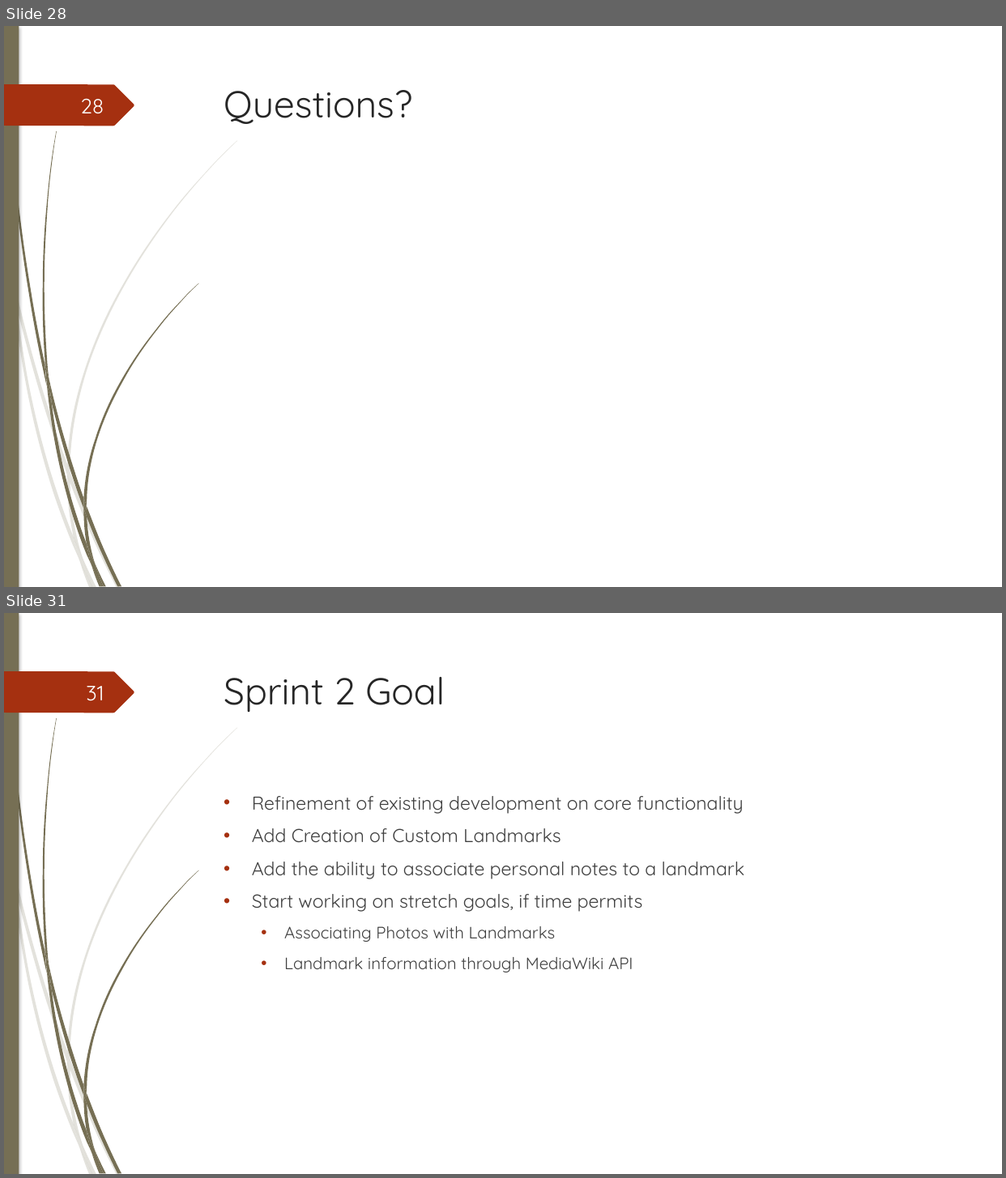
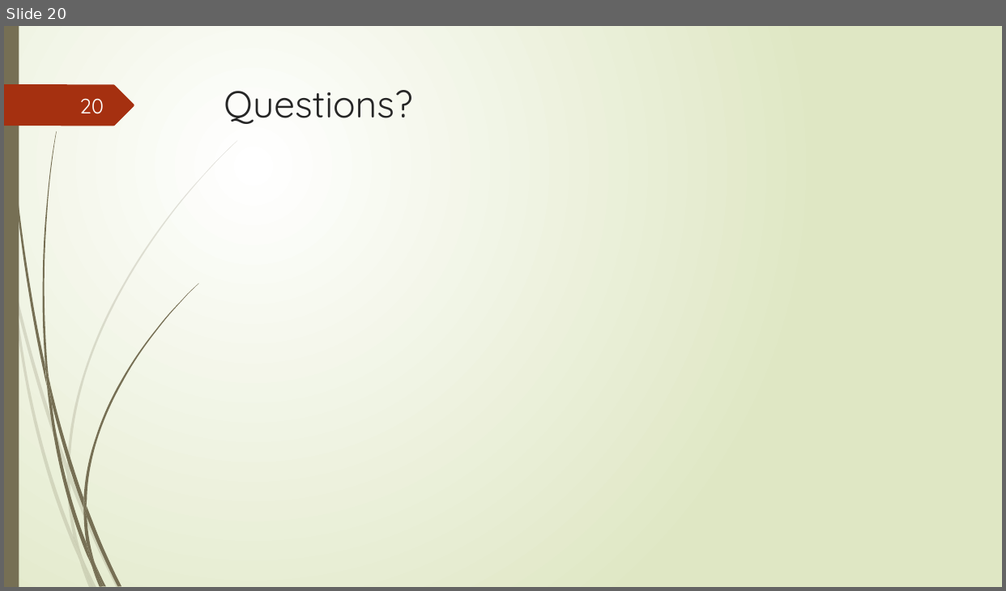
Before and after one commit to junmin-yee/Landmarked, a slide deck: Presentations/Sprint01 ReviewMeeting.pptx. Shown one above the other, each under a label of ours: slides 28 and 31 before the commit, slide 20 after it; the slides between them are not shown. The pictures are 1006x1178 and 1006x591 pixels, drawn with LibreOffice and Linux fonts; fonts in the diff are those of the drawing. Boxes give left, top, right and bottom in pixels: in the first picture for what was removed or moved away, otherwise in the second. Text is boxed around its words. In the diff, an @@ line names an element or a change of style, - is before the commit and + after.

```diff
--- a/Presentations/Sprint01 ReviewMeeting.pptx
+++ b/Presentations/Sprint01 ReviewMeeting.pptx
@@ slide 31 removed at box(4, 613, 1002, 1174), background #FFFFFF; not listed: 24 template elements that a slide beside it also shows @@
@@ text removed at box(224, 677, 445, 712) @@
-Sprint 2 Goal
@@ page number removed at box(86, 686, 104, 701) @@
-31
@@ text removed at box(252, 796, 745, 973) @@
-• Refinement of existing development on core functionality
-• Add Creation of Custom Landmarks
-• Add the ability to associate personal notes to a landmark
-• Start working on stretch goals, if time permits
-  • Associating Photos with Landmarks
-  • Landmark information through MediaWiki API
@@ what was slide 28 is now slide 20 @@
@@ slide 20 changed as well @@
@@ background #FFFFFF to gradient #FFFFFF to #DFE8C4 @@
@@ rectangle at box(4, 26, 19, 587): shadow off @@
@@ outline redrawn in 13 elements at box(15, 284, 68, 475), box(70, 472, 120, 587), box(12, 288, 79, 561), box(67, 475, 83, 558), box(68, 140, 237, 472), box(74, 537, 93, 587), box(6, 26, 47, 386), box(87, 506, 121, 587), box(42, 131, 57, 379), box(83, 284, 198, 506), box(83, 509, 95, 565), box(83, 498, 87, 517), box(4, 84, 134, 126) @@
@@ page number at box(79, 98, 104, 114): text changed @@
-28
+20
```
Also in this commit, not shown: 22 other slides changed, 4 slides added, 8 other slides removed.
